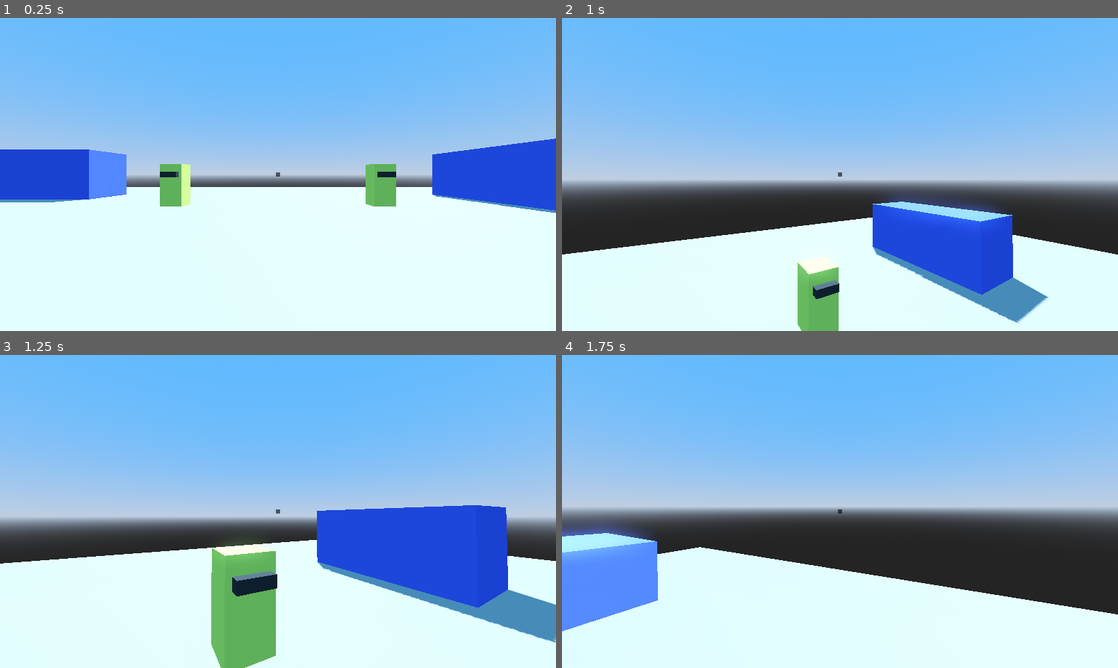
Above: before the commit, frames 1-4 (two rows, left to right).
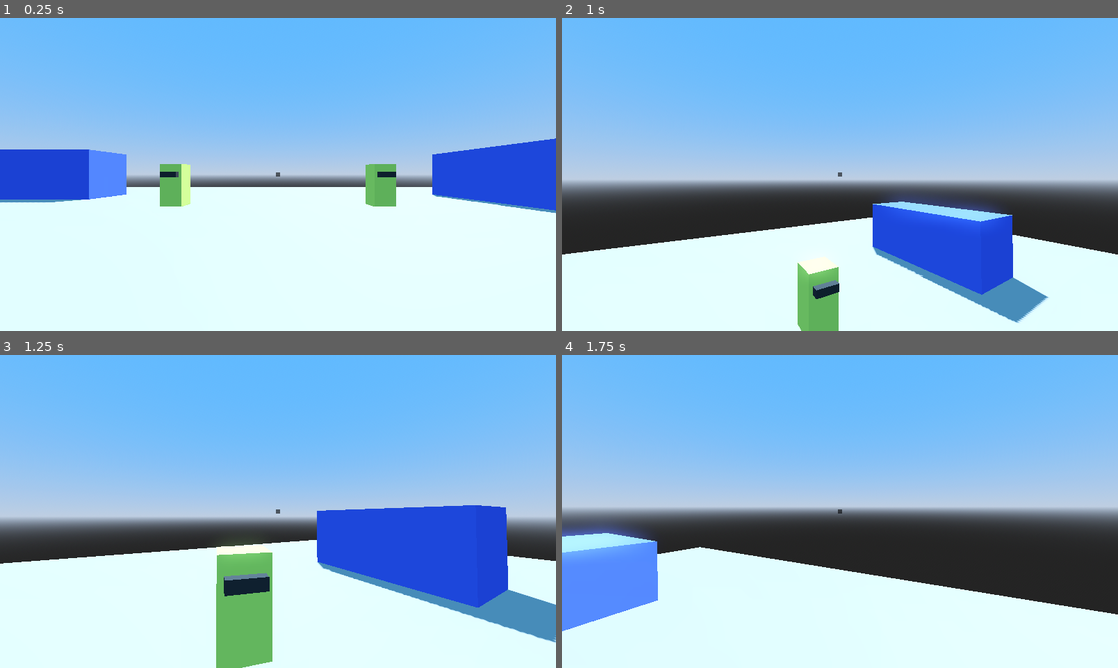
Above: after the commit, the same moments.

Repository: Skyvastern/the-aspiring-deva
Game: Godot game, scene res://main/main.tscn
Two runs of this game, one before a commit and one after it. Both use one fixed random seed, a clock stepped at 60 frames per second and the inputs below.
Inputs (mouse positions are in pixels of both pictures, inside the frame that each line leads up to):
- Up to frame 1 (0.25 s): no input
- Up to frame 2 (1 s): tap Enter at 0.5 s; move the mouse to (867, 174) at 0.52 s; hold W (forward) from 0.53 s (still down); tap X (close_interaction) at 0.6 s; tap Space (jump) at 0.77 s
- Up to frame 3 (1.25 s): keep holding W (forward)
- Up to frame 4 (1.75 s): keep holding W (forward); move the mouse to (812, 511) at 1.27 s; tap E (interact) at 1.35 s; tap Space (jump) at 1.52 s

Frames 1-2 are identical in both runs. In frame 3, 0.8% of the frame differs, in the area x 38-50%, y 61-100%; in frame 4, nothing differs.

Commit message:
Update collision mask of npc's observation area

Diff:
--- a/frontend/main/npc/npc.tscn
+++ b/frontend/main/npc/npc.tscn
@@ -46,6 +46,8 @@
 shape = SubResource("BoxShape3D_5wxcb")
 
 [node name="ObservationArea" type="Area3D" parent="."]
+collision_layer = 4
+collision_mask = 3
 
 [node name="CollisionShape3D" type="CollisionShape3D" parent="ObservationArea"]
 transform = Transform3D(1, 0, 0, 0, 1, 0, 0, 0, 1, 0, 1.5, 0)
